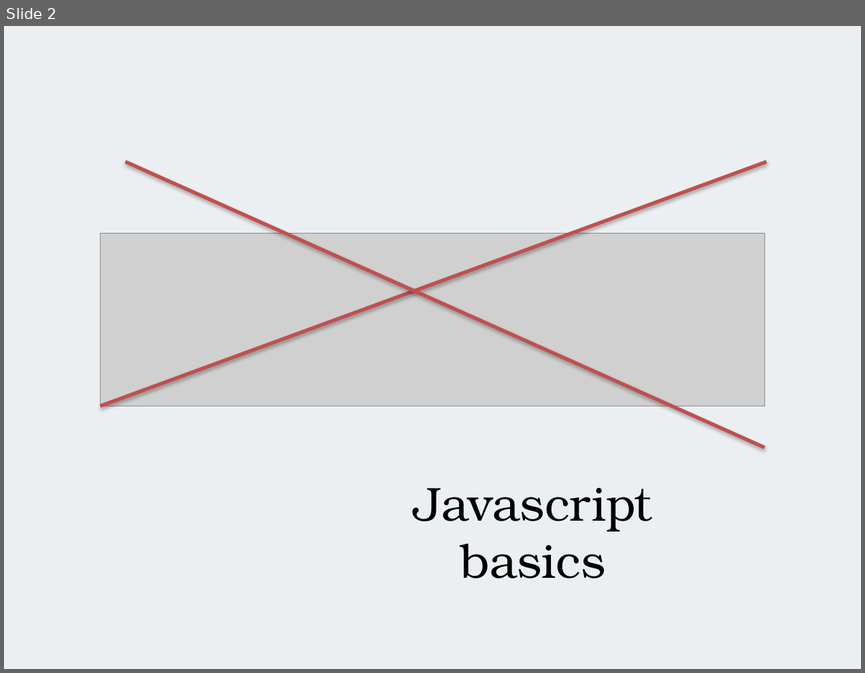
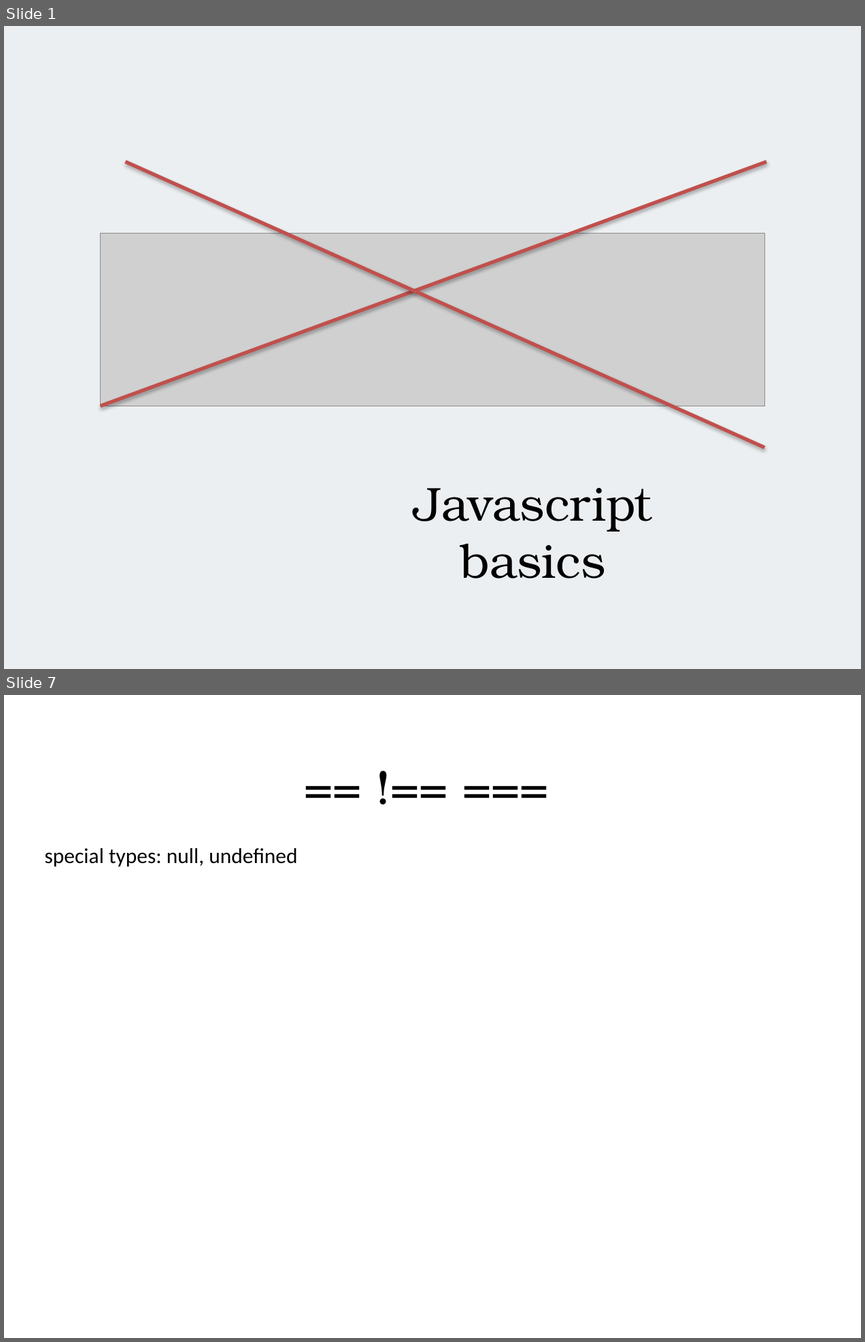
Before and after one commit to alexeymatveevp/angularjs-course, a slide deck: docs/00_jsbasics.pptx. Shown one above the other, each under a label of ours: slide 2 before the commit, slides 1 and 7 after it; the slides between them are not shown. The pictures are 865x673 and 865x1342 pixels, drawn with LibreOffice and Linux fonts; fonts in the diff are those of the drawing; grey boxes stand for pictures. Boxes give left, top, right and bottom in pixels: in the first picture for what was removed or moved away, otherwise in the second. Text is boxed around its words. In the diff, an @@ line names an element or a change of style, - is before the commit and + after.

```diff
--- a/docs/00_jsbasics.pptx
+++ b/docs/00_jsbasics.pptx
@@ slide 7 added at [4, 695, 861, 1338], background #FFFFFF @@
@@ text added at [287, 752, 566, 818], 40 pt, text #000000 @@
+== !== ===
@@ text added at [45, 848, 297, 866], 18 pt, text #000000 @@
+special types: null, undefined
@@ what was slide 2 is now slide 1 @@
```
Also in this commit, not shown: 7 slides changed, 6 other slides added, 1 slide removed, 2 other files.
